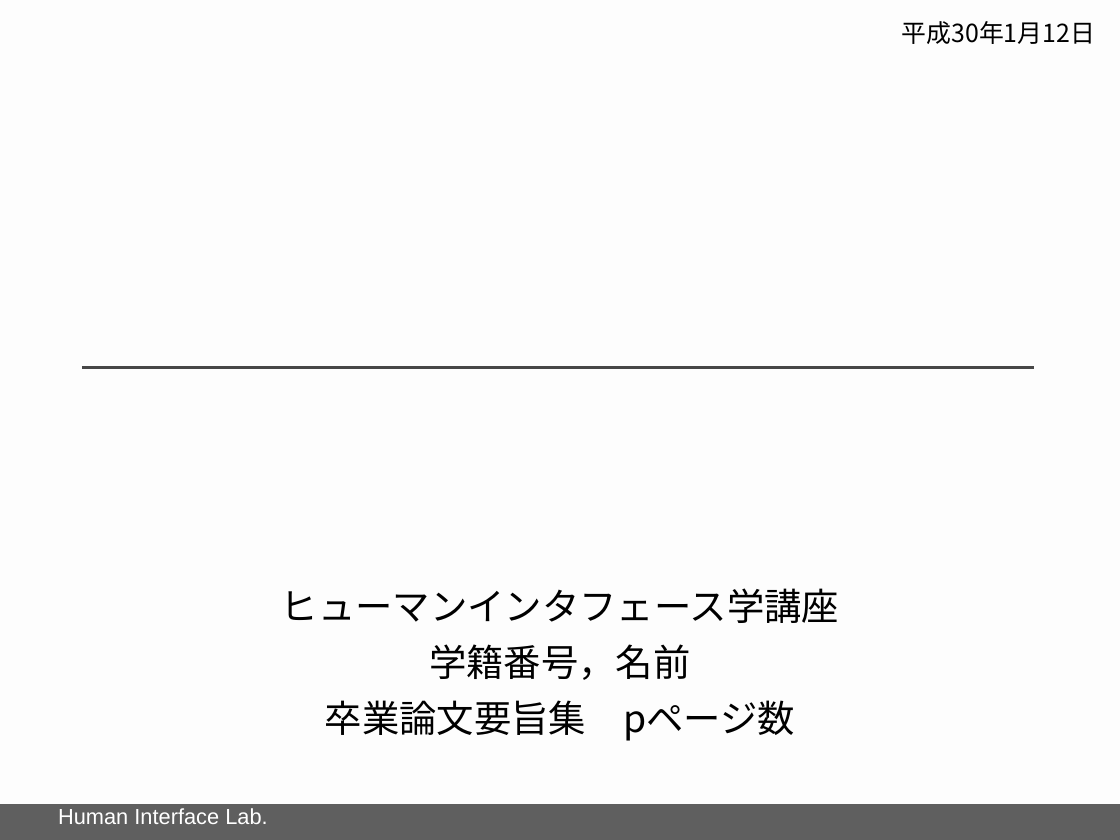
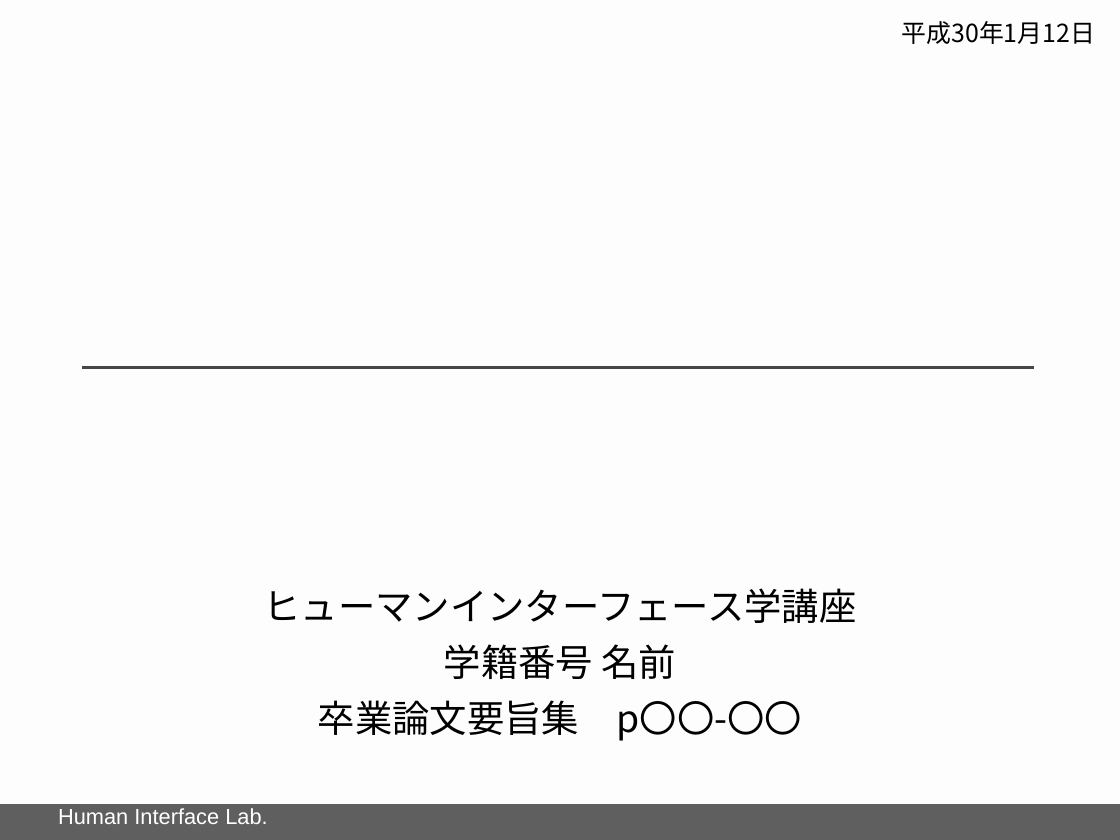
Before and after one commit to ysentam912/slide_template, a slide deck: slide 1 of スライドテンプレート_黒.pptx. Drawn at 1120x840 pixels with LibreOffice and Linux fonts; fonts in the diff are those of the drawing; background and template pictures are left out. Boxes give left, top, right and bottom in pixels: in the first picture for what was removed or moved away, otherwise in the second. Text is boxed around its words. In the diff, an @@ line names an element or a change of style, - is before the commit and + after.

Commit message:
マージン調整

```diff
--- a/スライドテンプレート_黒.pptx
+++ b/スライドテンプレート_黒.pptx
@@ subtitle at <box>263,588,856,741</box>: text changed @@
-ヒューマンインタフェース学講座
-学籍番号，名前
-卒業論文要旨集 pページ数
+ヒューマンインターフェース学講座
+学籍番号 名前
+卒業論文要旨集 p〇〇-〇〇
```
Also in this commit, not shown: 1 other file.
